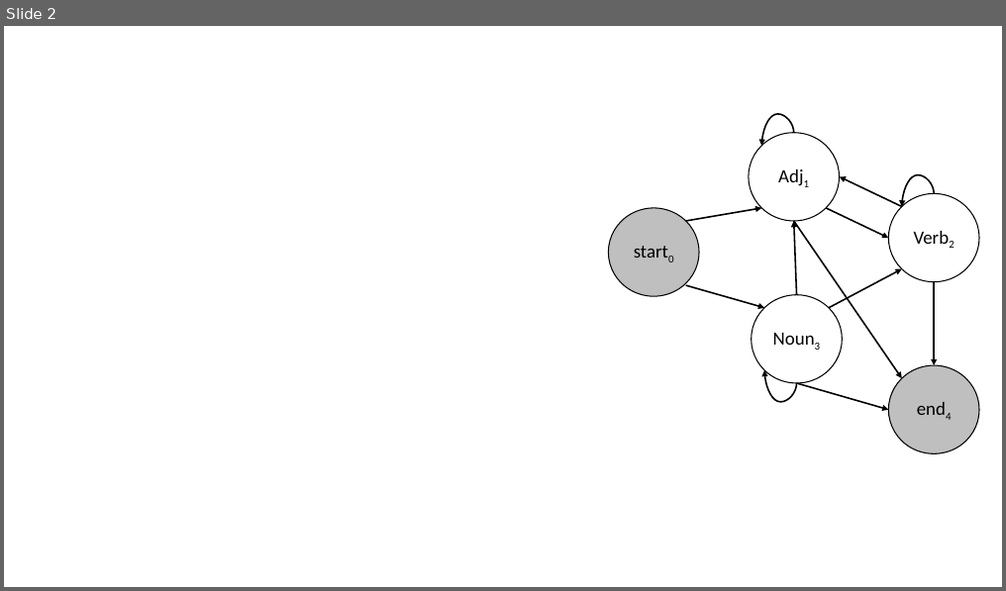
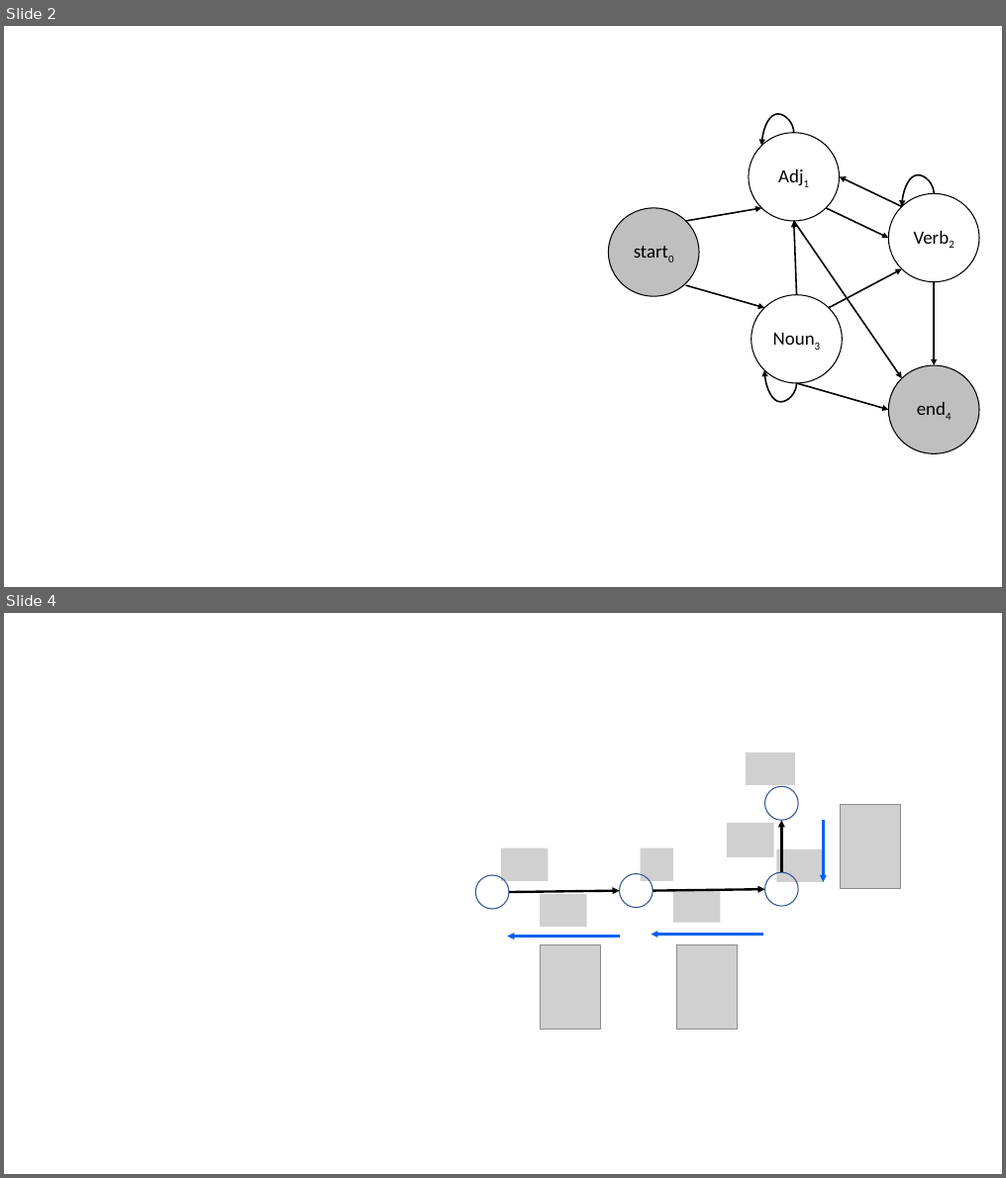
Before and after one commit to tulane-cmps6730/main, a slide deck: lec/sequence/figs/snow_unrolled.pptx. Shown one above the other, each under a label of ours: slide 2 before the commit, slides 2 and 4 after it; the slides between them are not shown. The pictures are 1006x591 and 1006x1178 pixels, drawn with LibreOffice and Linux fonts; fonts in the diff are those of the drawing; grey boxes stand for pictures. Boxes give left, top, right and bottom in pixels: in the first picture for what was removed or moved away, otherwise in the second. Text is boxed around its words. In the diff, an @@ line names an element or a change of style, - is before the commit and + after.

```diff
--- a/lec/sequence/figs/snow_unrolled.pptx
+++ b/lec/sequence/figs/snow_unrolled.pptx
@@ slide 4 added at <box>4,613,1002,1174</box>, background #FFFFFF @@
@@ picture added at <box>746,753,795,785</box> @@
@@ ellipse added at <box>765,786,799,820</box>, outline #325491 1 pt @@
@@ arrow added from (782, 872) to (782, 820), #000000 2.25 pt @@
@@ arrow added from (823, 820) to (823, 882), #0062EE 2.25 pt @@
@@ picture added at <box>841,805,901,888</box> @@
@@ picture added at <box>501,848,548,881</box> @@
@@ picture added at <box>641,848,673,881</box> @@
@@ picture added at <box>727,823,774,858</box> @@
@@ picture added at <box>776,850,824,882</box> @@
@@ ellipse added at <box>475,875,509,909</box>, outline #325491 1 pt @@
@@ ellipse added at <box>620,874,653,908</box>, outline #325491 1 pt @@
@@ ellipse added at <box>765,872,799,906</box>, outline #325491 1 pt @@
@@ arrow added from (509, 892) to (620, 891), #000000 2.25 pt @@
@@ picture added at <box>540,894,587,928</box> @@
@@ arrow added from (653, 891) to (765, 889), #000000 2.25 pt @@
@@ picture added at <box>673,890,721,923</box> @@
@@ arrow added from (620, 937) to (507, 937), #0062EE 2.25 pt @@
@@ arrow added from (763, 934) to (650, 934), #0062EE 2.25 pt @@
@@ picture added at <box>540,946,601,1029</box> @@
@@ picture added at <box>677,946,738,1029</box> @@
```
Also in this commit, not shown: 1 slide changed, 3 other files.
